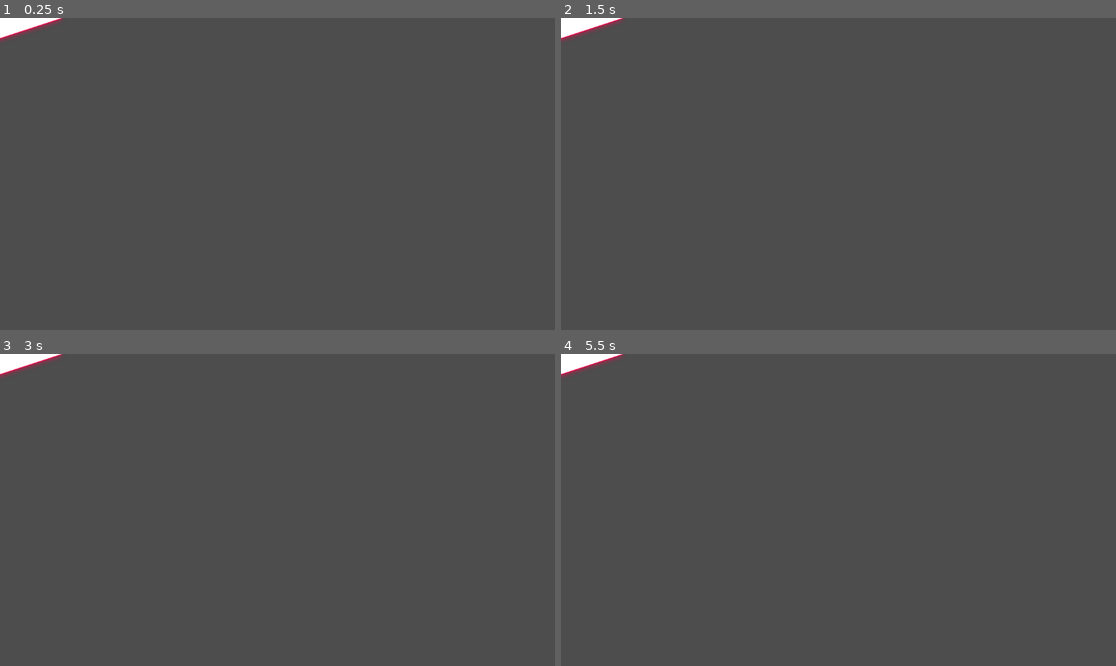
Above: before the commit, frames 1-4 (two rows, left to right).
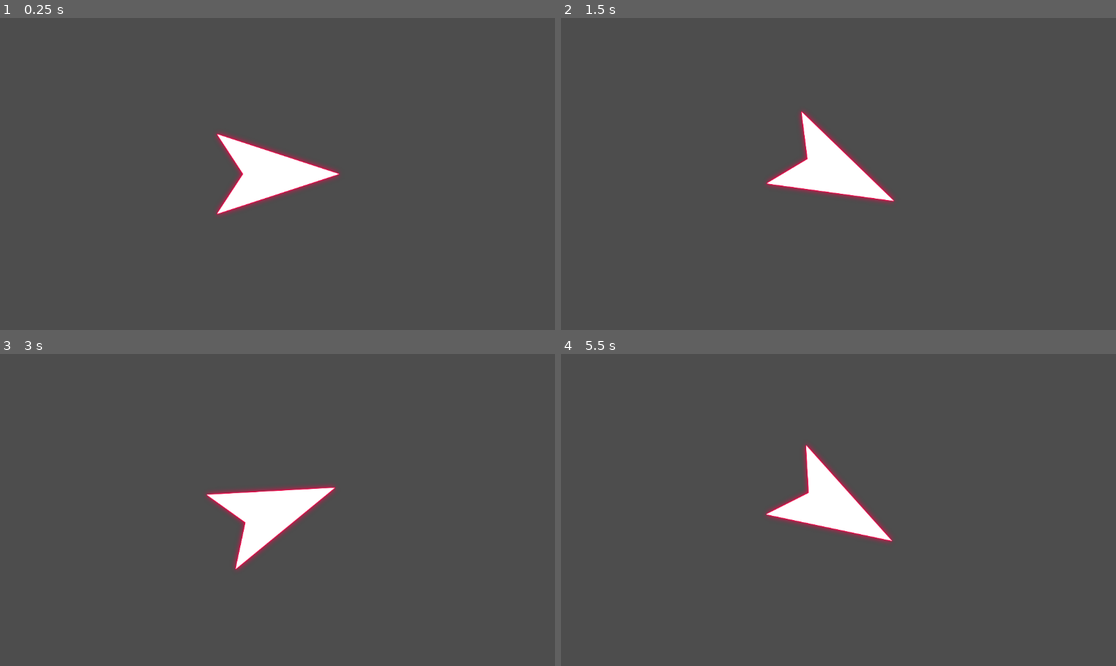
Above: after the commit, the same moments.

Repository: MUmarShahbaz/Signal
Game: Godot game, scene res://components/player/player.tscn
Same seed, same stepped clock (60 frames per second), same inputs: the game is played once before the commit and once after it. The project has no main scene, so this scene is started directly.
Inputs:
- Up to frame 1 (0.25 s): no input
- Up to frame 2 (1.5 s): tap Enter at 0.5 s; hold Right 0.53-1.28 s; tap Alt at 0.6 s; tap Space at 1.25 s; hold Down (down) from 1.28 s (still down); tap Shift at 1.35 s
- Up to frame 3 (3 s): tap Enter at 2 s; release Down (down) at 2.03 s; hold Right 2.03-2.78 s; tap Alt at 2.1 s; hold Up (up) from 2.78 s (still down); tap Shift at 2.85 s
- Up to frame 4 (5.5 s): tap Space at 3.5, 5 s; release Up (up) at 3.53 s; hold Left 3.53-5.03 s; tap Alt at 3.6, 5.1 s; tap Enter at 4.25 s; tap Shift at 4.35 s; hold Down (down) from 5.03 s (still down)

The runs differ from the first frame. In frame 1, 3.4% of the frame differs, in the area x 0-62%, y 0-64%; in frame 2, 3.4%; in frame 3, 3.4%; in frame 4, 3.4%, in the area x 0-60%, y 0-61%.

Commit message:
Updated Player Animations and Mapped it to the Controls

Diff:
--- /dev/null
+++ b/components/player/player.gd
@@ -0,0 +1,12 @@
+extends CharacterBody2D
+
+@onready var anim_tree: AnimationTree = $AnimationTree
+@export var anim_speed:= 8.0
+
+var pointing_at := 0.0
+
+func _process(delta: float) -> void:
+	var target: float = Input.get_axis("up", "down")
+	pointing_at = lerp(pointing_at, target, anim_speed * delta)
+
+	anim_tree.set("parameters/Move/blend_position", pointing_at)
--- a/components/player/player.tscn
+++ b/components/player/player.tscn
@@ -1,5 +1,6 @@
-[gd_scene load_steps=22 format=3 uid="uid://buyxmhmvc54s8"]
+[gd_scene load_steps=16 format=3 uid="uid://buyxmhmvc54s8"]
 
+[ext_resource type="Script" uid="uid://onejl0gnfp82" path="res://components/player/player.gd" id="1_kfe3d"]
 [ext_resource type="Texture2D" uid="uid://bvlg0hf1pgu1n" path="res://components/player/sprite.png" id="1_t3162"]
 
 [sub_resource type="Animation" id="Animation_kfe3d"]
@@ -19,7 +20,7 @@
 
 [sub_resource type="Animation" id="Animation_wa6cj"]
 resource_name = "down"
-length = 0.7
+length = 0.5
 tracks/0/type = "value"
 tracks/0/imported = false
 tracks/0/enabled = true
@@ -27,7 +28,7 @@
 tracks/0/interp = 1
 tracks/0/loop_wrap = true
 tracks/0/keys = {
-"times": PackedFloat32Array(0, 0.7),
+"times": PackedFloat32Array(0, 0.5),
 "transitions": PackedFloat32Array(0.297302, 2.46229),
 "update": 0,
 "values": [1.5708, 2.0944]
@@ -35,7 +36,7 @@
 
 [sub_resource type="Animation" id="Animation_mpawu"]
 resource_name = "down_n"
-length = 0.7
+length = 0.5
 tracks/0/type = "value"
 tracks/0/imported = false
 tracks/0/enabled = true
@@ -43,7 +44,7 @@
 tracks/0/interp = 1
 tracks/0/loop_wrap = true
 tracks/0/keys = {
-"times": PackedFloat32Array(0, 0.7),
+"times": PackedFloat32Array(0, 0.5),
 "transitions": PackedFloat32Array(0.297302, 2.46229),
 "update": 0,
 "values": [2.0944, 1.5708]
@@ -67,7 +68,7 @@
 
 [sub_resource type="Animation" id="Animation_t3162"]
 resource_name = "up"
-length = 0.7
+length = 0.5
 tracks/0/type = "value"
 tracks/0/imported = false
 tracks/0/enabled = true
@@ -75,7 +76,7 @@
 tracks/0/interp = 1
 tracks/0/loop_wrap = true
 tracks/0/keys = {
-"times": PackedFloat32Array(0, 0.7),
+"times": PackedFloat32Array(0, 0.5),
 "transitions": PackedFloat32Array(0.297302, 2.46229),
 "update": 0,
 "values": [1.5708, 1.0472]
@@ -83,7 +84,7 @@
 
 [sub_resource type="Animation" id="Animation_ph1f6"]
 resource_name = "up_n"
-length = 0.7
+length = 0.5
 tracks/0/type = "value"
 tracks/0/imported = false
 tracks/0/enabled = true
@@ -91,7 +92,7 @@
 tracks/0/interp = 1
 tracks/0/loop_wrap = true
 tracks/0/keys = {
-"times": PackedFloat32Array(0, 0.7),
+"times": PackedFloat32Array(0, 0.5),
 "transitions": PackedFloat32Array(0.297302, 2.46229),
 "update": 0,
 "values": [1.0472, 1.5708]
@@ -107,58 +108,37 @@
 &"up_n": SubResource("Animation_ph1f6")
 }
 
-[sub_resource type="AnimationNodeAnimation" id="AnimationNodeAnimation_kfe3d"]
+[sub_resource type="AnimationNodeAnimation" id="AnimationNodeAnimation_pvtfm"]
+animation = &"up"
+
+[sub_resource type="AnimationNodeAnimation" id="AnimationNodeAnimation_02tnr"]
 animation = &"down"
 
-[sub_resource type="AnimationNodeAnimation" id="AnimationNodeAnimation_mpawu"]
-animation = &"down_n"
-
-[sub_resource type="AnimationNodeAnimation" id="AnimationNodeAnimation_t3162"]
+[sub_resource type="AnimationNodeAnimation" id="AnimationNodeAnimation_bv0o5"]
 animation = &"forward"
 
-[sub_resource type="AnimationNodeAnimation" id="AnimationNodeAnimation_ph1f6"]
-animation = &"up"
-
-[sub_resource type="AnimationNodeAnimation" id="AnimationNodeAnimation_wa6cj"]
-animation = &"up_n"
+[sub_resource type="AnimationNodeBlendSpace1D" id="AnimationNodeBlendSpace1D_pxnim"]
+blend_point_0/node = SubResource("AnimationNodeAnimation_pvtfm")
+blend_point_0/pos = -0.95
+blend_point_1/node = SubResource("AnimationNodeAnimation_02tnr")
+blend_point_1/pos = 0.95
+blend_point_2/node = SubResource("AnimationNodeAnimation_bv0o5")
+blend_point_2/pos = 0.0
+snap = 0.05
 
 [sub_resource type="AnimationNodeStateMachineTransition" id="AnimationNodeStateMachineTransition_kfe3d"]
-advance_mode = 2
-
-[sub_resource type="AnimationNodeStateMachineTransition" id="AnimationNodeStateMachineTransition_mpawu"]
-
-[sub_resource type="AnimationNodeStateMachineTransition" id="AnimationNodeStateMachineTransition_pvtfm"]
-switch_mode = 2
-
-[sub_resource type="AnimationNodeStateMachineTransition" id="AnimationNodeStateMachineTransition_02tnr"]
-switch_mode = 2
-advance_mode = 2
-
-[sub_resource type="AnimationNodeStateMachineTransition" id="AnimationNodeStateMachineTransition_bv0o5"]
-
-[sub_resource type="AnimationNodeStateMachineTransition" id="AnimationNodeStateMachineTransition_pxnim"]
-switch_mode = 2
-
-[sub_resource type="AnimationNodeStateMachineTransition" id="AnimationNodeStateMachineTransition_fwwnh"]
 switch_mode = 2
 advance_mode = 2
 
 [sub_resource type="AnimationNodeStateMachine" id="AnimationNodeStateMachine_ph1f6"]
-states/down/node = SubResource("AnimationNodeAnimation_kfe3d")
-states/down/position = Vector2(579.852, 232.848)
-states/down_n/node = SubResource("AnimationNodeAnimation_mpawu")
-states/down_n/position = Vector2(726.667, 233.293)
-states/forward/node = SubResource("AnimationNodeAnimation_t3162")
-states/forward/position = Vector2(580, 100.123)
-states/up/node = SubResource("AnimationNodeAnimation_ph1f6")
-states/up/position = Vector2(579.556, -31.1516)
-states/up_n/node = SubResource("AnimationNodeAnimation_wa6cj")
-states/up_n/position = Vector2(726.667, -30.7072)
-transitions = ["Start", "forward", SubResource("AnimationNodeStateMachineTransition_kfe3d"), "forward", "up", SubResource("AnimationNodeStateMachineTransition_mpawu"), "up", "up_n", SubResource("AnimationNodeStateMachineTransition_pvtfm"), "up_n", "forward", SubResource("AnimationNodeStateMachineTransition_02tnr"), "forward", "down", SubResource("AnimationNodeStateMachineTransition_bv0o5"), "down", "down_n", SubResource("AnimationNodeStateMachineTransition_pxnim"), "down_n", "forward", SubResource("AnimationNodeStateMachineTransition_fwwnh")]
-graph_offset = Vector2(0, -117.152)
+states/Move/node = SubResource("AnimationNodeBlendSpace1D_pxnim")
+states/Move/position = Vector2(446.667, 99.2949)
+transitions = ["Start", "Move", SubResource("AnimationNodeStateMachineTransition_kfe3d")]
+graph_offset = Vector2(0, -46.6176)
 
 [node name="Player" type="CharacterBody2D"]
 collision_layer = 2
+script = ExtResource("1_kfe3d")
 
 [node name="Sprite2D" type="Sprite2D" parent="."]
 rotation = 1.5708
@@ -173,3 +153,6 @@
 [node name="AnimationTree" type="AnimationTree" parent="."]
 tree_root = SubResource("AnimationNodeStateMachine_ph1f6")
 anim_player = NodePath("../AnimationPlayer")
+parameters/Move/blend_position = -0.00215054
+
+[node name="Camera2D" type="Camera2D" parent="."]
Not shown, added: components/player/player.gd.uid
